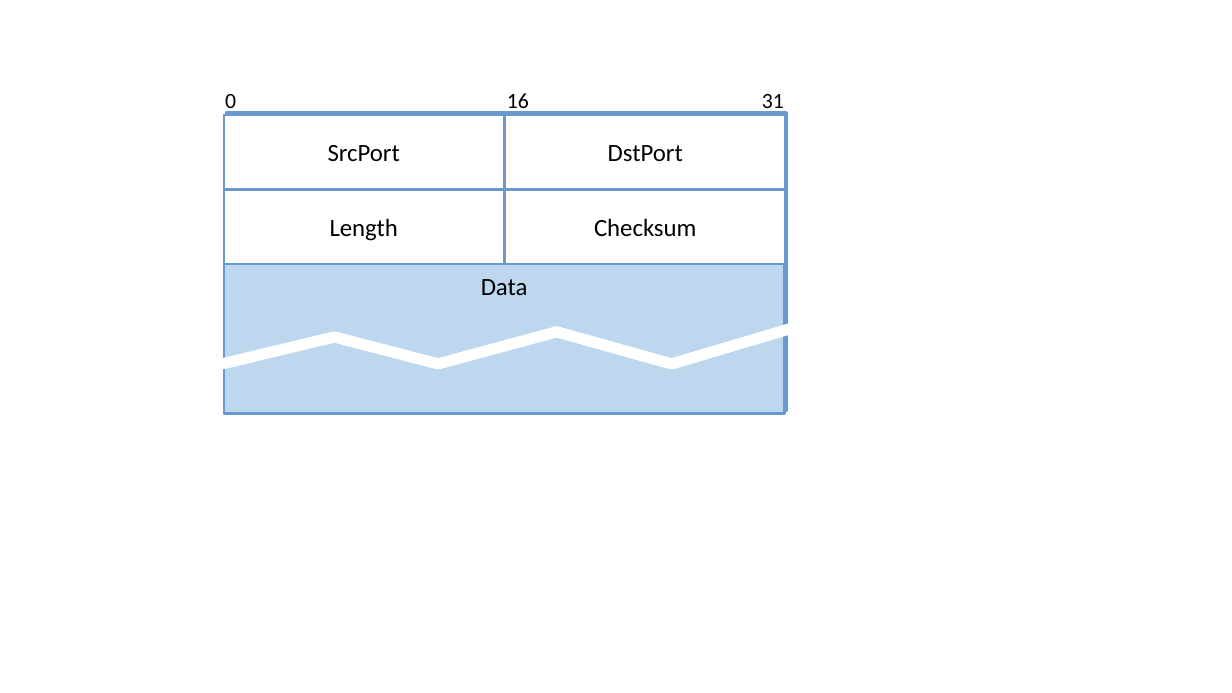
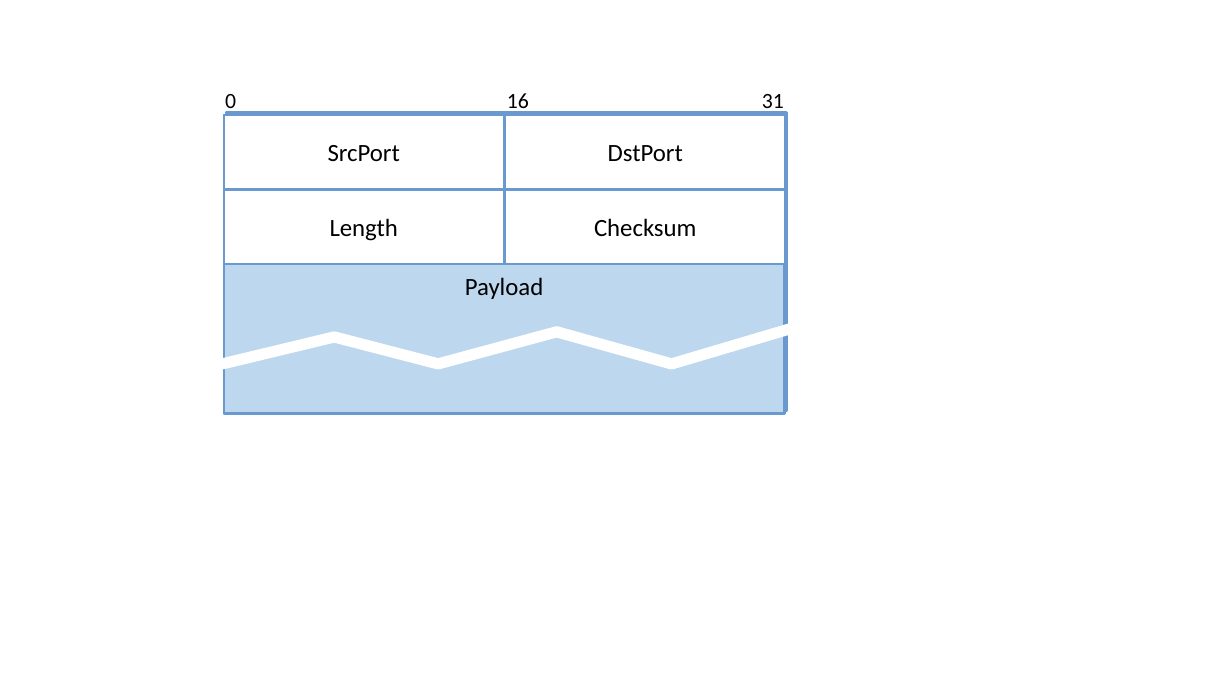
Before and after one commit to SystemsApproach/7E, a slide deck: slide 6 of introduction/figures/introduction.odp. Drawn at 1232x693 pixels with LibreOffice and Linux fonts; fonts in the diff are those of the drawing. Boxes give left, top, right and bottom in pixels: in the first picture for what was removed or moved away, otherwise in the second. Text is boxed around its words. In the diff, an @@ line names an element or a change of style, - is before the commit and + after.

```diff
--- a/introduction/figures/introduction.odp
+++ b/introduction/figures/introduction.odp
@@ text in rectangle at bbox=[465, 277, 543, 299]: text changed @@
-Data
+Payload
```
Also in this commit, not shown: 2 other slides changed, 4 slides added, 15 other files.
